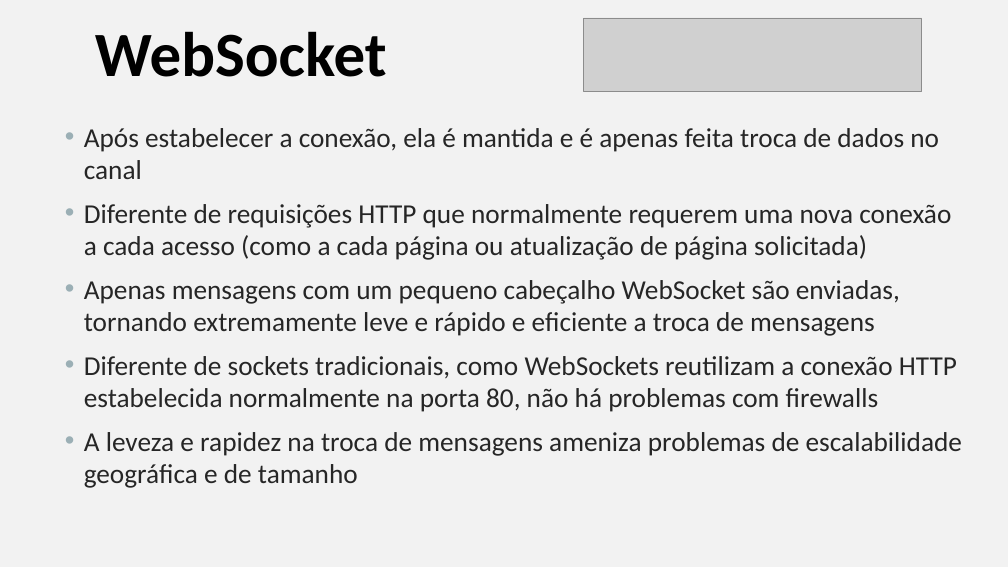
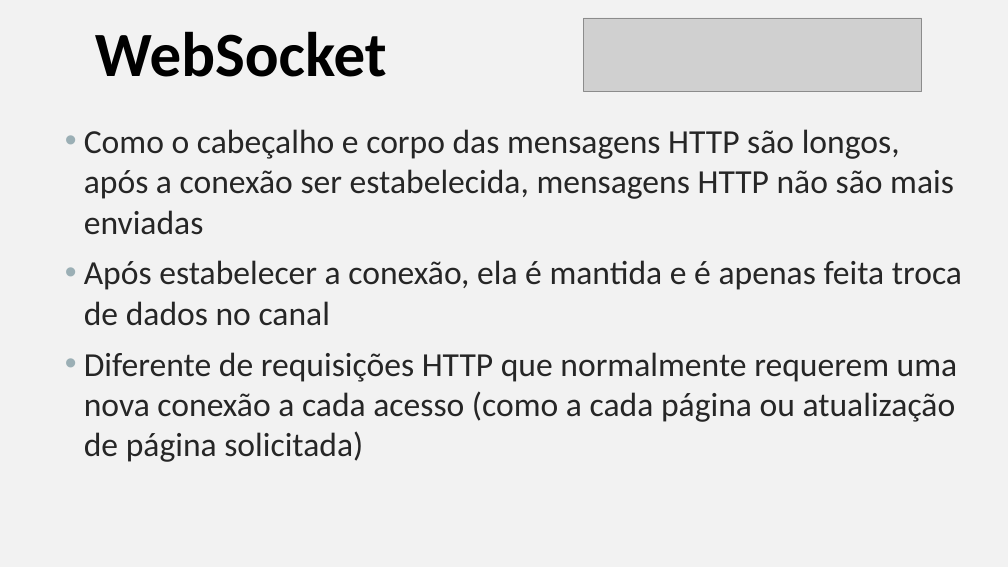
Before and after one commit to manoelcampos/sistemas-distribuidos, a slide deck: slide 3 of projects/05-websocket-chat-nodejs/websocket.pptx. Drawn at 1008x567 pixels with LibreOffice and Linux fonts; fonts in the diff are those of the drawing; grey boxes stand for pictures. Boxes give left, top, right and bottom in pixels: in the first picture for what was removed or moved away, otherwise in the second. Text is boxed around its words. In the diff, an @@ line names an element or a change of style, - is before the commit and + after.

Commit message:
Atualiza apresentações, aumentando fonte e exibindo apenas um bullet por vez

```diff
--- a/projects/05-websocket-chat-nodejs/websocket.pptx
+++ b/projects/05-websocket-chat-nodejs/websocket.pptx
@@ text at (x1=84, y1=129, x2=954, y2=235): paragraph added @@
+• Como o cabeçalho e corpo das mensagens HTTP são longos, após a conexão ser estabelecida, mensagens HTTP não são mais enviadas
@@ text at (x1=84, y1=260, x2=962, y2=462): size 26 to 32 pt in "Após estabelecer a conexão, ela é mantida ...", "Diferente de requisições HTTP que normalmente requerem ..." @@
@@ text at (x1=84, y1=280, x2=962, y2=488): paragraphs removed @@
-• Apenas mensagens com um pequeno cabeçalho WebSocket são enviadas, tornando extremamente leve e rápido e eficiente a troca de mensagens
-• Diferente de sockets tradicionais, como WebSockets reutilizam a conexão HTTP estabelecida normalmente na porta 80, não há problemas com firewalls
-• A leveza e rapidez na troca de mensagens ameniza problemas de escalabilidade geográfica e de tamanho
```
Also in this commit, not shown: 1 other slide changed, 1 slide added, 5 other files.
